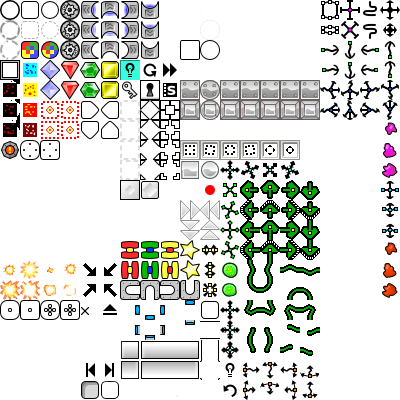
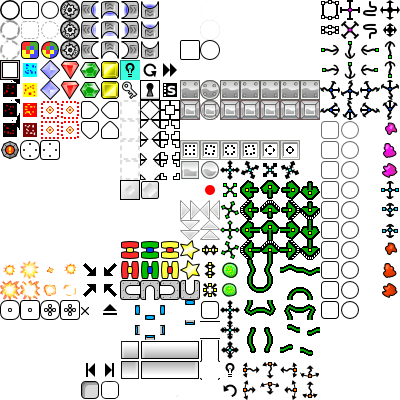
Comparing the layer stacks of the two w=400, h=400 images. Changes:
painted on "sprites" over [321, 121, 359, 320]
